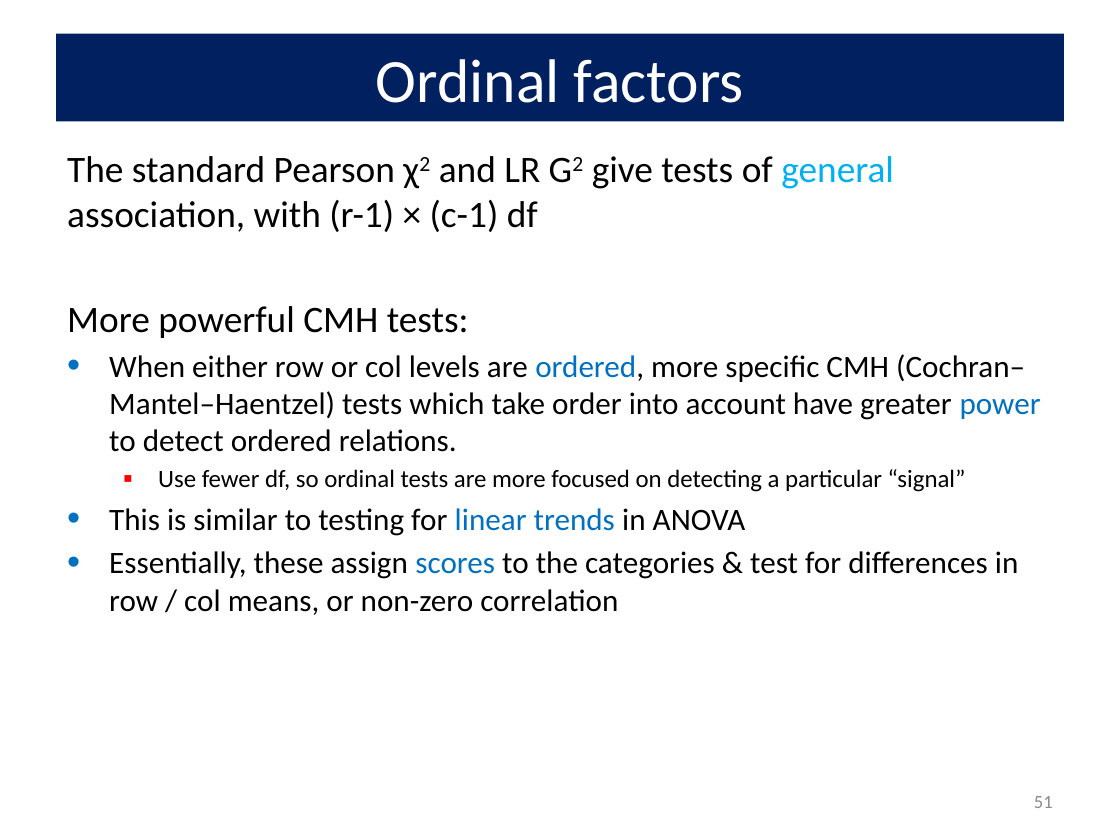
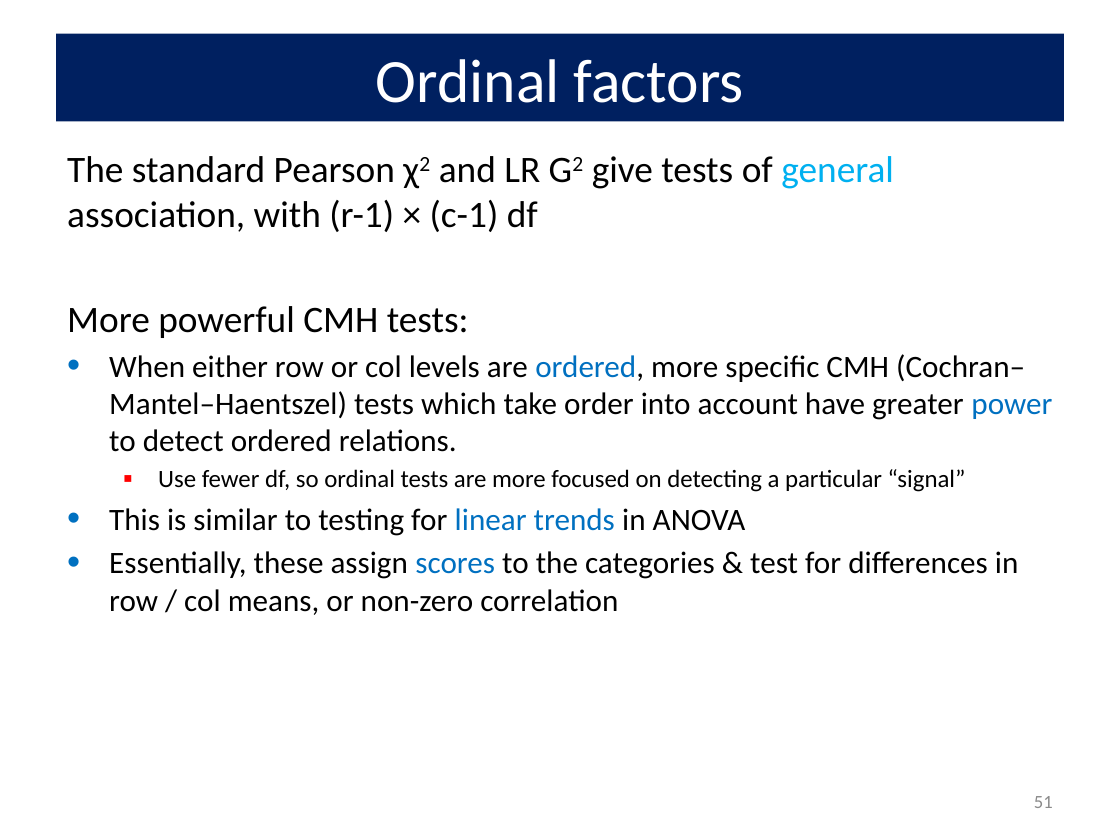
Before and after one commit to friendly/psy6136, a slide deck: slide 51 of docs/lectures/03-Twoway1.pptx. Drawn at 1120x840 pixels with LibreOffice and Linux fonts; fonts in the diff are those of the drawing. Boxes give left, top, right and bottom in pixels: in the first picture for what was removed or moved away, otherwise in the second. Text is boxed around its words. In the diff, an @@ line names an element or a change of style, - is before the commit and + after.

Commit message:
edit lectures

```diff
--- a/docs/lectures/03-Twoway1.pptx
+++ b/docs/lectures/03-Twoway1.pptx
@@ text at bbox=[109, 354, 1052, 452]: text changed @@
-• When either row or col levels are ordered, more specific CMH (Cochran–Mantel–Haentzel) tests which take order into account have greater power to detect ordered relations.
+• When either row or col levels are ordered, more specific CMH (Cochran–Mantel–Haentszel) tests which take order into account have greater power to detect ordered relations.
```
Also in this commit, not shown: 7 other slides changed, 1 slide removed, 15 other files.
